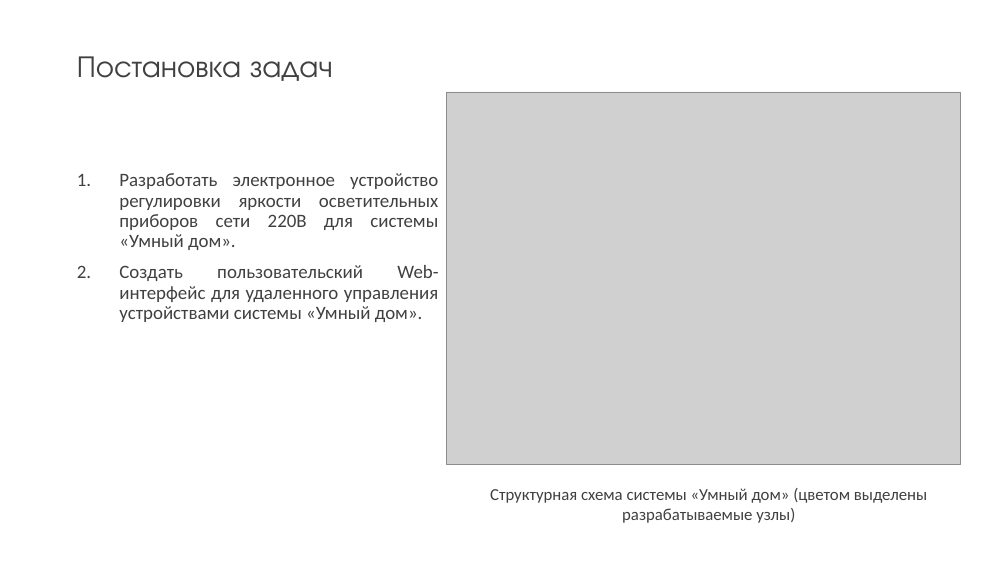
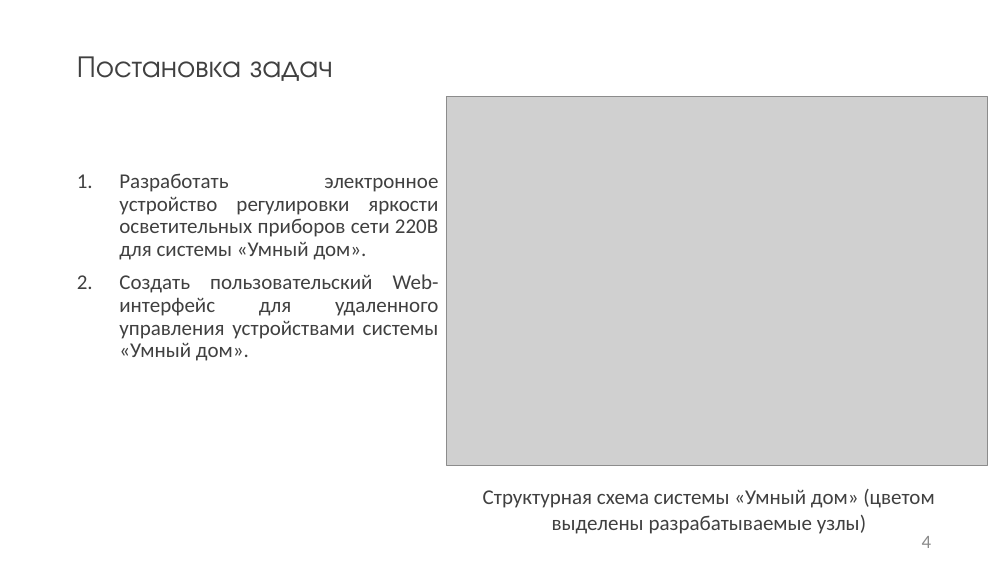
Before and after one commit to kaf3/dimmer, a slide deck: slide 4 of Презентация1.pptx (slide 5 before the commit). Drawn at 1008x567 pixels with LibreOffice and Linux fonts; fonts in the diff are those of the drawing; grey boxes stand for pictures. Boxes give left, top, right and bottom in pixels: in the first picture for what was removed or moved away, otherwise in the second. Text is boxed around its words. In the diff, an @@ line names an element or a change of style, - is before the commit and + after.

```diff
--- a/Презентация1.pptx
+++ b/Презентация1.pptx
@@ picture resized from (x1=446, y1=92, x2=960, y2=464) to (x1=446, y1=97, x2=988, y2=466) @@
@@ text "Разработать электронное устройство регулировки яркости ..." at (x1=119, y1=173, x2=439, y2=361): size 18 to 20 pt @@
@@ text "Структурная схема системы «Умный дом» ..." at (x1=483, y1=489, x2=934, y2=534): size 16 to 20 pt @@
@@ page number added at (x1=922, y1=536, x2=932, y2=548), 18 pt, text #8C8C8C @@
+4
```
Also in this commit, not shown: 7 other slides changed, 3 slides added, 4 slides removed, 15 other files.
